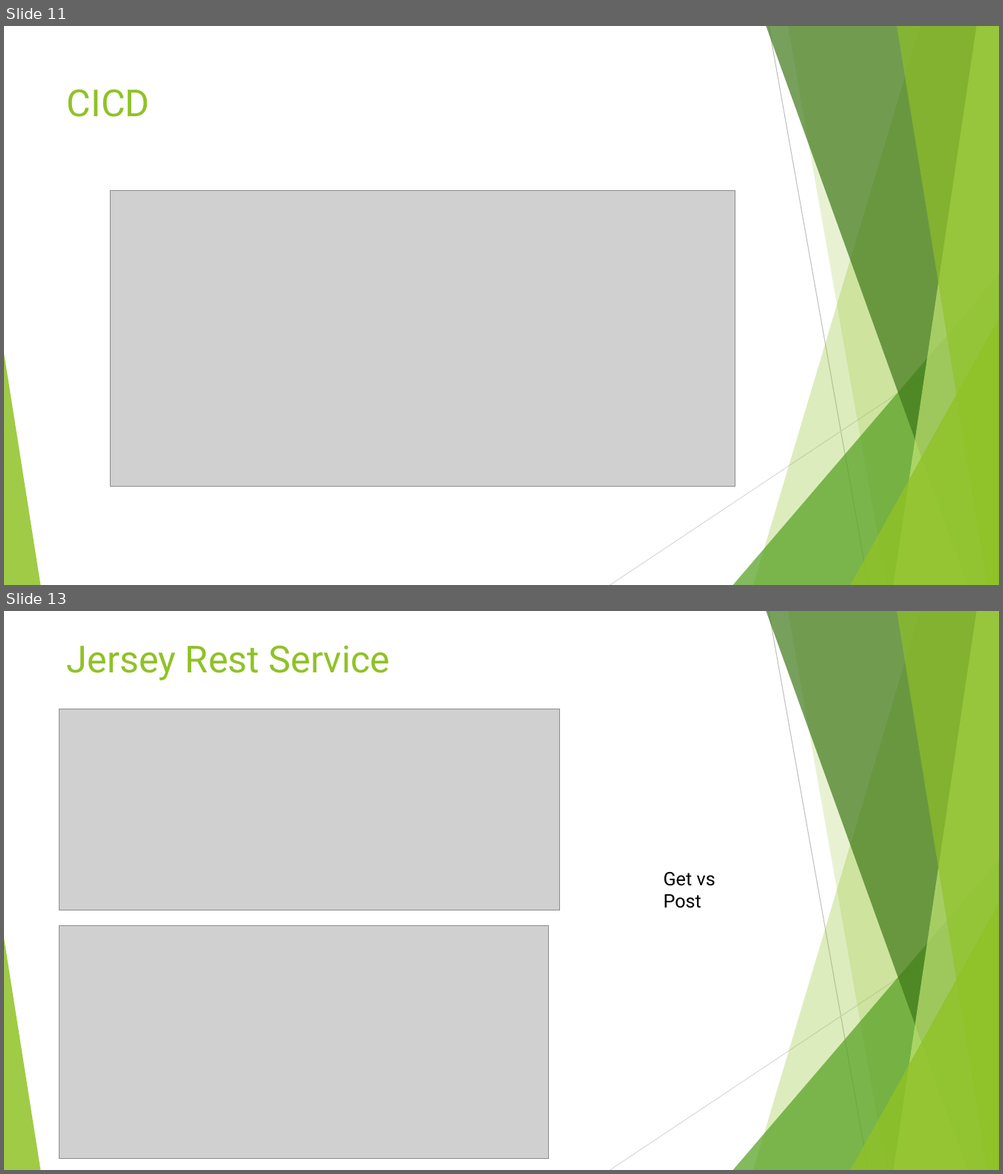
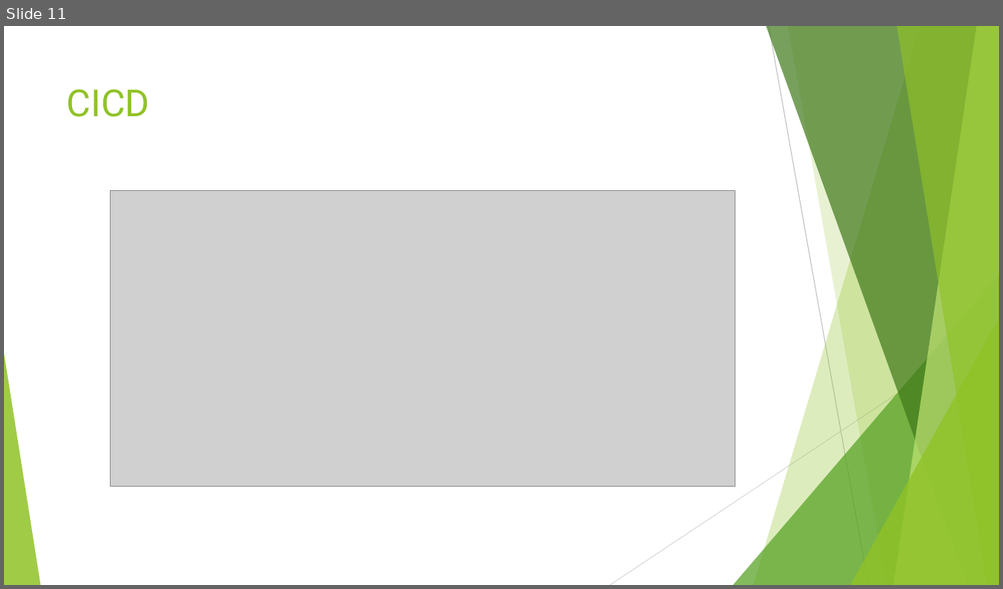
Before and after one commit to liqichen168/Course-May-2019, a slide deck: powerpoints/2_J2EE.pptx. Shown one above the other, each under a label of ours: slides 11 and 13 before the commit, slide 11 after it; the slides between them are not shown. The pictures are 1003x1174 and 1003x589 pixels, drawn with LibreOffice and Linux fonts; fonts in the diff are those of the drawing; grey boxes stand for pictures. Boxes give left, top, right and bottom in pixels: in the first picture for what was removed or moved away, otherwise in the second. Text is boxed around its words. In the diff, an @@ line names an element or a change of style, - is before the commit and + after.

```diff
--- a/powerpoints/2_J2EE.pptx
+++ b/powerpoints/2_J2EE.pptx
@@ slide 13 removed at (4,611,999,1170), background #FFFFFF; not listed: 10 template elements that a slide beside it also shows @@
@@ title removed at (67,645,390,681) @@
-Jersey Rest Service
@@ picture removed at (60,709,560,911) @@
@@ text removed at (663,872,715,908) @@
-Get vs Post
@@ picture removed at (60,925,549,1159) @@
```
Also in this commit, not shown: 3 slides changed, 2 slides added, 4 other slides removed, 3 other files.
